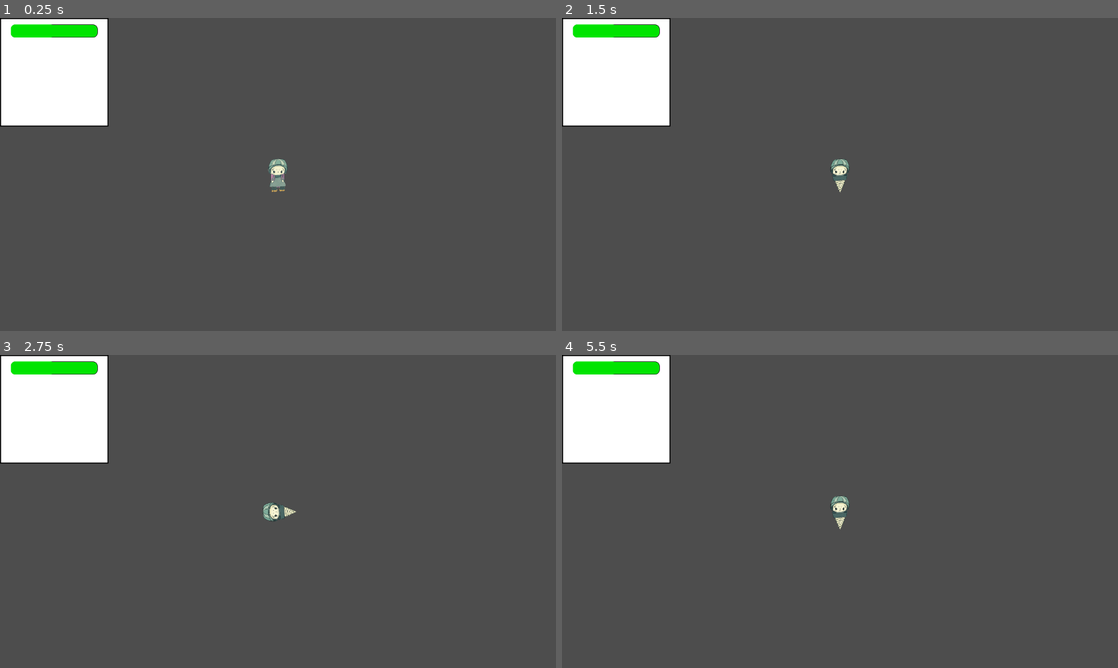
Above: before the commit, frames 1-4 (two rows, left to right).
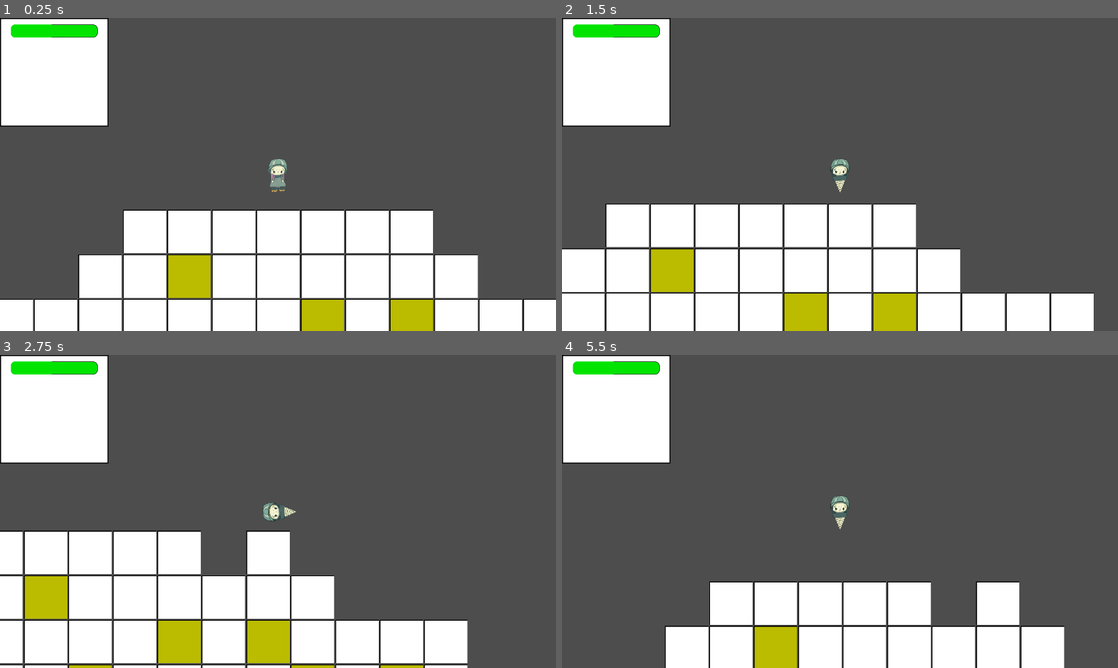
Above: after the commit, the same moments.

Repository: M1reyu/Ludum-Dare-57
Game: Godot game, scene res://TestScene.tscn
Same seed, same stepped clock (60 frames per second), same inputs: the game is played once before the commit and once after it. The project has no main scene, so this scene is started directly.
Inputs (mouse positions are in pixels of both pictures, inside the frame that each line leads up to):
- Up to frame 1 (0.25 s): no input
- Up to frame 2 (1.5 s): move the mouse to (962, 158) at 0.52 s; hold D (Right) 0.53-1.28 s; tap F (Use) at 0.6, 1.35 s; move the mouse to (728, 190) at 1.27 s; hold S (Down) from 1.28 s (still down)
- Up to frame 3 (2.75 s): move the mouse to (333, 442) at 2.02 s; release S (Down) at 2.03 s; hold D (Right) from 2.03 s (still down); tap F (Use) at 2.1 s
- Up to frame 4 (5.5 s): move the mouse to (812, 574) at 2.77 s; release D (Right) at 2.78 s; hold W (Up) 2.78-3.53 s; tap F (Use) every 0.75 s from 2.85 to 5.1 s; move the mouse to (1006, 558) at 3.52 s; hold A (Left) 3.53-5.03 s; move the mouse to (673, 464) at 4.27 s; move the mouse to (867, 511) at 5.02 s; hold S (Down) from 5.03 s (still down)

The runs differ from the first frame. In frame 1, 27% of the frame differs, in the area x 0-100%, y 61-100%; in frame 2, 29%, in the area x 0-96%, y 59-100%; in frame 3, 27%; in frame 4, 16%.
Error before the commit: Parse Error: Could not parse global class "WorldFactory" from "res://World/WorldFactory.gd". (res://GameApp.gd:8)

Commit message:
fix rebase errors

Diff:
--- a/GameApp.gd
+++ b/GameApp.gd
@@ -8,20 +8,20 @@
 var world: WorldFactory
 
 func _ready() -> void:
-	# build the world
-	world = WorldFactory.new(ground, numbers)
+    # build the world
+    world = WorldFactory.new(ground, numbers)
 
-	# adapt the player zoom level
-	if mainCam != null:
-		mainCam.zoom = Vector2(0.4, 0.4)
+    # adapt the player zoom level
+    if mainCam != null:
+        mainCam.zoom = Vector2(0.4, 0.4)
 
-	# adapt the player position
-	if player != null:
-		player.collides.connect(_on_collision_detected)
-		var center: int = WorldFactory.SECTION_ROWS * WorldFactory.SECTION_COUNT
-		var centerPoint = ground.map_to_local(Vector2i(center, center))
-		player.global_position = Vector2(centerPoint.x, player.global_position.y)
+    # adapt the player position
+    if player != null:
+        player.collides.connect(_on_collision_detected)
+        var center: int = WorldFactory.SECTION_ROWS * WorldFactory.SECTION_COUNT
+        var centerPoint = ground.map_to_local(Vector2i(center, center))
+        player.global_position = Vector2(centerPoint.x, player.global_position.y)
 
 func _on_collision_detected(collision: KinematicCollision2D) -> void:
-	var cellPosition: Vector2i = ground.get_coords_for_body_rid(collision.get_collider_rid())
-	world.drill(cellPosition)
+    var cellPosition: Vector2i = ground.get_coords_for_body_rid(collision.get_collider_rid())
+    world.drill(cellPosition)
--- a/World/WorldFactory.gd
+++ b/World/WorldFactory.gd
@@ -15,37 +15,6 @@
 const TILE_GROUND: Vector2i = Vector2i(0, 0)
 const TILE_MINED: Vector2i = Vector2i(-1, -1)
 
-func _init(tml: TileMapLayer) -> void:
-	ground = tml
-	random = RandomNumberGenerator.new()
-	random.randomize()
-
-	buildWorld()
-	printWorld()
-
-func buildWorld() -> void:
-	print('Loading ... building world')
-
-	var radius = SECTION_ROWS * SECTION_COUNT
-	xCenter = radius
-	yCenter = radius
-	prepareWorldContainer(radius)
-
-	globalSection = SECTION_COUNT
-
-	# start from the inner to the outer
-	for section in range(SECTION_COUNT):
-		buildPlanetLayer(SECTION_ROWS * (section + 1))
-		globalSection -= 1
-
-	# to avoid displaying wrong numbers, because the cell are build in columns
-	# we need to update all mined cells again
-	for row in range(worldState.size()):
-		for column in range(worldState[row].size()):
-			var cell: Cell = worldState[row][column]
-			if cell is Cell && cell.isMined():
-				setCellTile(Vector2i(column, row))
-=======
 const ATLAS_ORE_ONLY = 2
 const ATLAS_MINES_ONLY = 3
 const ATLAS_MIXED = 4
@@ -90,105 +59,105 @@
                 setCellTile(Vector2i(column, row))
 
 func buildCell(section: int, randModifier: float) -> Cell:
-	var randF: float = random.randf() + randModifier
-
-	# the first section contains no mines
-	if section > 1 && randF > (0.96 - (section * 0.01)):
-		return Mine.new(section)
-	elif randF > (0.75 - (section * 0.05)):
-		return Ore.new(section)
-	elif randF < -0.95:
-		# the first row could have already mined cells
-		section = 0
-
-	return Cell.new(section)
+    var randF: float = random.randf() + randModifier
+
+    # the first section contains no mines
+    if section > 1 && randF > (0.96 - (section * 0.01)):
+        return Mine.new(section)
+    elif randF > (0.75 - (section * 0.05)):
+        return Ore.new(section)
+    elif randF < -0.95:
+        # the first row could have already mined cells
+        section = 0
+
+    return Cell.new(section)
 
 func addCell(x: int, y: int, randModifier: float = 0.0) -> void:
-	worldState[y][x] = buildCell(globalSection, randModifier)
-	setCellTile(Vector2i(x, y))
+    worldState[y][x] = buildCell(globalSection, randModifier)
+    setCellTile(Vector2i(x, y))
 
 func drill(cellPosition: Vector2i) -> void:
-	var x: int = cellPosition.x
-	var y: int = cellPosition.y
-	var cell: Cell = worldState[y][x]
-	print("Drill: (%d, %d), health: %d" % [x, y, cell.healthPoints])
-
-	if cell.isMined():
-		return
-
-	cell.drill(1)
-	setCellTile(cellPosition)
-
-	if cell.isMined():
-		recalculateAdjacentCellSweeperCount(cellPosition)
+    var x: int = cellPosition.x
+    var y: int = cellPosition.y
+    var cell: Cell = worldState[y][x]
+    print("Drill: (%d, %d), health: %d" % [x, y, cell.healthPoints])
+
+    if cell.isMined():
+        return
+
+    cell.drill(1)
+    setCellTile(cellPosition)
+
+    if cell.isMined():
+        recalculateAdjacentCellSweeperCount(cellPosition)
 
 func printWorld() -> void:
-	print("World state:")
-
-	for row in worldState:
-		var out: String = ""
-		for cell in row:
-			if is_instance_of(cell, Ore):
-				out += "O"
-			elif is_instance_of(cell, Mine):
-				out += "M"
-			elif is_instance_of(cell, Cell):
-				if cell.isMined() == true:
-					out += "~"
-				else:
-					out += "X"
-			else:
-				out += "-"
-		print(out)
+    print("World state:")
+
+    for row in worldState:
+        var out: String = ""
+        for cell in row:
+            if is_instance_of(cell, Ore):
+                out += "O"
+            elif is_instance_of(cell, Mine):
+                out += "M"
+            elif is_instance_of(cell, Cell):
+                if cell.isMined() == true:
+                    out += "~"
+                else:
+                    out += "X"
+            else:
+                out += "-"
+        print(out)
 
 func addCellsOnVerticalLineToCenter(x: int, y: int) -> void:
-	# draw a column-line from y to y = 0
-	if y > yCenter:
-		addCellsOnLineFromTo(x, y, yCenter - 1, -1)
-	elif y < yCenter:
-		addCellsOnLineFromTo(x, y, yCenter)
-	elif doesCellExist(x, y) == false:
-		addCell(x, y)
+    # draw a column-line from y to y = 0
+    if y > yCenter:
+        addCellsOnLineFromTo(x, y, yCenter - 1, -1)
+    elif y < yCenter:
+        addCellsOnLineFromTo(x, y, yCenter)
+    elif doesCellExist(x, y) == false:
+        addCell(x, y)
 
 func addCellsOnLineFromTo(x: int, yStart: int, yEnd: int, steps: int = 1) -> void:
-	if doesCellExist(x, yStart):
-		return
-
-	if globalSection == 1:
-		# the most outer row layer contains base dirt cells only
-		addCell(x, yStart, -1.0)
-		yStart += steps
-
-	var randModifier: float = 0.0
-	if x == 0 or x == worldState.size() - 1:
-		randModifier = -1.0
-
-	for y in range(yStart, yEnd, steps):
-		if doesCellExist(x, y):
-			return
-		addCell(x, y, randModifier)
+    if doesCellExist(x, yStart):
+        return
+
+    if globalSection == 1:
+        # the most outer row layer contains base dirt cells only
+        addCell(x, yStart, -1.0)
+        yStart += steps
+
+    var randModifier: float = 0.0
+    if x == 0 or x == worldState.size() - 1:
+        randModifier = -1.0
+
+    for y in range(yStart, yEnd, steps):
+        if doesCellExist(x, y):
+            return
+        addCell(x, y, randModifier)
 
 func doesCellExist(x: int, y: int) -> bool:
-	return worldState[y][x] != null
+    return worldState[y][x] != null
 
 # draw 8 points going away from each corner
 func buildSymmetric8PointsAndLines(x: int, y: int) -> void:
-	addCellsOnVerticalLineToCenter(xCenter + x, yCenter + y)
-	addCellsOnVerticalLineToCenter(xCenter - x, yCenter + y)
-	addCellsOnVerticalLineToCenter(xCenter + x, yCenter - y)
-	addCellsOnVerticalLineToCenter(xCenter - x, yCenter - y)
-	addCellsOnVerticalLineToCenter(xCenter + y, yCenter + x)
-	addCellsOnVerticalLineToCenter(xCenter - y, yCenter + x)
-	addCellsOnVerticalLineToCenter(xCenter + y, yCenter - x)
-	addCellsOnVerticalLineToCenter(xCenter - y, yCenter - x)
+    addCellsOnVerticalLineToCenter(xCenter + x, yCenter + y)
+    addCellsOnVerticalLineToCenter(xCenter - x, yCenter + y)
+    addCellsOnVerticalLineToCenter(xCenter + x, yCenter - y)
+    addCellsOnVerticalLineToCenter(xCenter - x, yCenter - y)
+    addCellsOnVerticalLineToCenter(xCenter + y, yCenter + x)
+    addCellsOnVerticalLineToCenter(xCenter - y, yCenter + x)
+    addCellsOnVerticalLineToCenter(xCenter + y, yCenter - x)
+    addCellsOnVerticalLineToCenter(xCenter - y, yCenter - x)
 
 func prepareWorldContainer(radius: int) -> void:
-	var size: int = radius * 2 + 1
-	worldState.resize(size)
-	for i in range(size):
-		worldState[i] = Array()
-		worldState[i].resize(size)
-		worldState[i].fill(null)
+    var size: int = radius * 2 + 1
+    worldState.resize(size)
+    for i in range(size):
+        worldState[i] = Array()
+        worldState[i].resize(size)
+        worldState[i].fill(null)
 
 func prepareNumberTiles() -> void:
     var _t = numbers.tile_set.get_source_count()
@@ -213,67 +182,24 @@
             tileData.modulate = color
 
 func buildPlanetLayer(radius: int) -> void:
-	# create a filled circle by utilizing Bresenham's algorithm
-	var x: int = 0
-	var y: int = radius
-	var d: int = 3 - 2 * radius # decision parameter
-
-	buildSymmetric8PointsAndLines(x, y)
-
-	while x <= y:
-		if d > 0:
-			y -= 1
-			d = d + 4 * (x - y) + 10
-		else:
-			d = d + 4 * x + 6
-
-		x += 1
-		buildSymmetric8PointsAndLines(x, y)
+    # create a filled circle by utilizing Bresenham's algorithm
+    var x: int = 0
+    var y: int = radius
+    var d: int = 3 - 2 * radius # decision parameter
+
+    buildSymmetric8PointsAndLines(x, y)
+
+    while x <= y:
+        if d > 0:
+            y -= 1
+            d = d + 4 * (x - y) + 10
+        else:
+            d = d + 4 * x + 6
+
+        x += 1
+        buildSymmetric8PointsAndLines(x, y)
 
 func setCellTile(position: Vector2i) -> void:
-	var cell: Cell = worldState[position.y][position.x]
-
-	if cell == null:
-		return
-
-	var tile: Vector2i = TILE_GROUND
-	var alternative: int = 0
-	var atlasId: int = 1
-
-	if cell.isMined():
-		# calc adjacent tiles for number
-		var count: int = getAdjacentSweeperCellCount(position)
-		if count > 0:
-			tile = Vector2i(count - 1, 0)
-			atlasId = 0
-		else:
-			tile = TILE_MINED
-	elif cell.isDamaged():
-		alternative = 1
-	elif cell is Ore:
-		alternative = 2
-	elif cell is Mine:
-		alternative = 3
-
-	ground.set_cell(position, atlasId, tile, alternative)
-
-func getAdjacentSweeperCellCount(position: Vector2i) -> int:
-	var bounds: PositionBounds = PositionBounds.new(position, worldState)
-	var count: int = 0
-
-	for y in range(bounds.yMin, bounds.yMax + 1):
-		for x in range(bounds.xMin, bounds.xMax + 1):
-			var cell: Cell = worldState[y][x]
-			if cell == null || cell.isMined():
-				continue
-			if cell is Mine || cell is Ore:
-				count += 1
-
-	return count
-
-func recalculateAdjacentCellSweeperCount(position: Vector2i) -> void:
-	var bounds: PositionBounds = PositionBounds.new(position, worldState)
-=======
     var cell: Cell = worldState[position.y][position.x]
 
     if cell == null:
@@ -309,7 +235,6 @@
         elif countMines == 0:
             atlasId = ATLAS_ORE_ONLY
 
-
     numbers.set_cell(position, atlasId, tile)
 
     #print("New color for cell (%d, %d) - Tile: (%d, %d)" % [position.x, position.y, tile.x, tile.y])
@@ -338,9 +263,9 @@
     var bounds: PositionBounds = PositionBounds.new(position, worldState)
     print("Recalculation bounds: y(%d, %d), x(%d, %d)" % [bounds.yMin, bounds.yMax, bounds.xMin, bounds.xMax])
 
-	for y in range(bounds.yMin, bounds.yMax + 1):
-		for x in range(bounds.xMin, bounds.xMax + 1):
-			var cell: Cell = worldState[y][x]
-			if cell == null || cell.isMined() == false:
-				continue
-			setCellTile(Vector2i(x, y))
+    for y in range(bounds.yMin, bounds.yMax + 1):
+        for x in range(bounds.xMin, bounds.xMax + 1):
+            var cell: Cell = worldState[y][x]
+            if cell == null || cell.isMined() == false:
+                continue
+            setCellTile(Vector2i(x, y))
